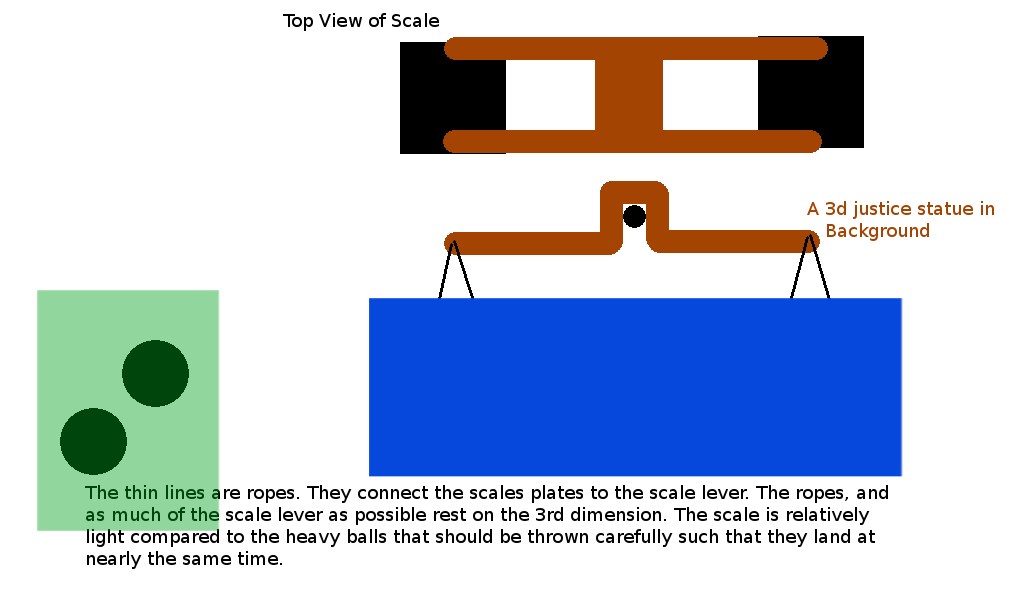
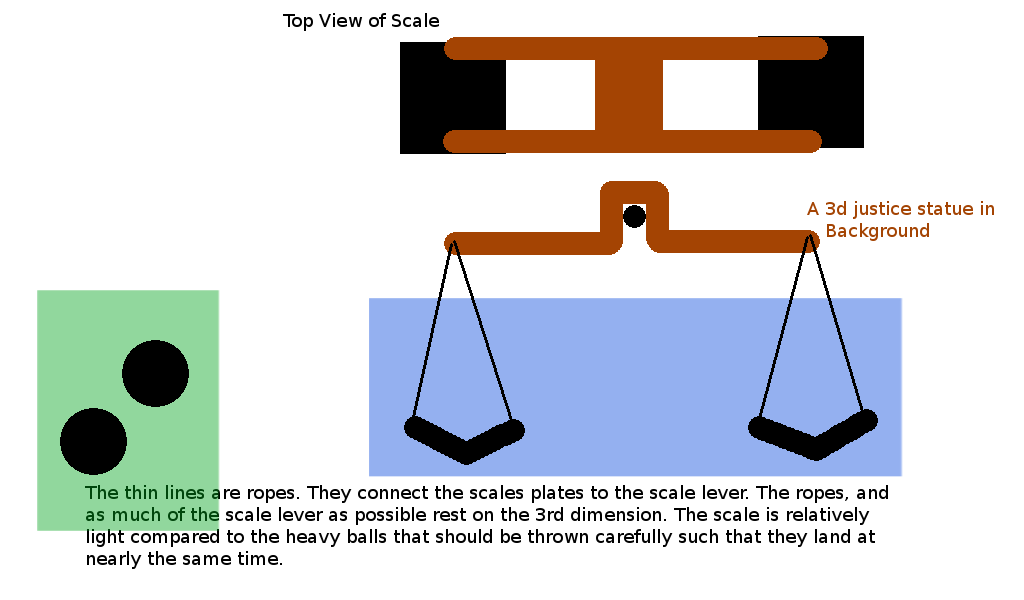
Comparing the layer stacks of the two 1024×600 images. Changes:
removed layer "Transformation" over (369, 298, 903, 477)
moved "Stuff" above "Landing Area" over (60, 298, 878, 475)
painted on "Landing Area" over (369, 298, 903, 477)
